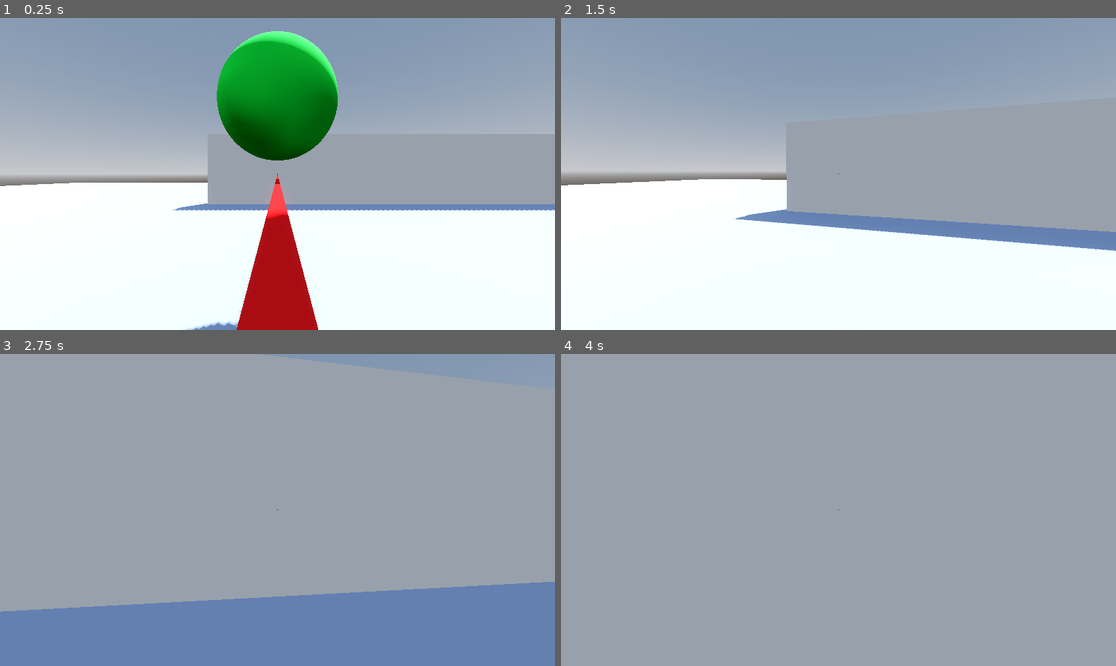
Above: before the commit, frames 1-4 (two rows, left to right).
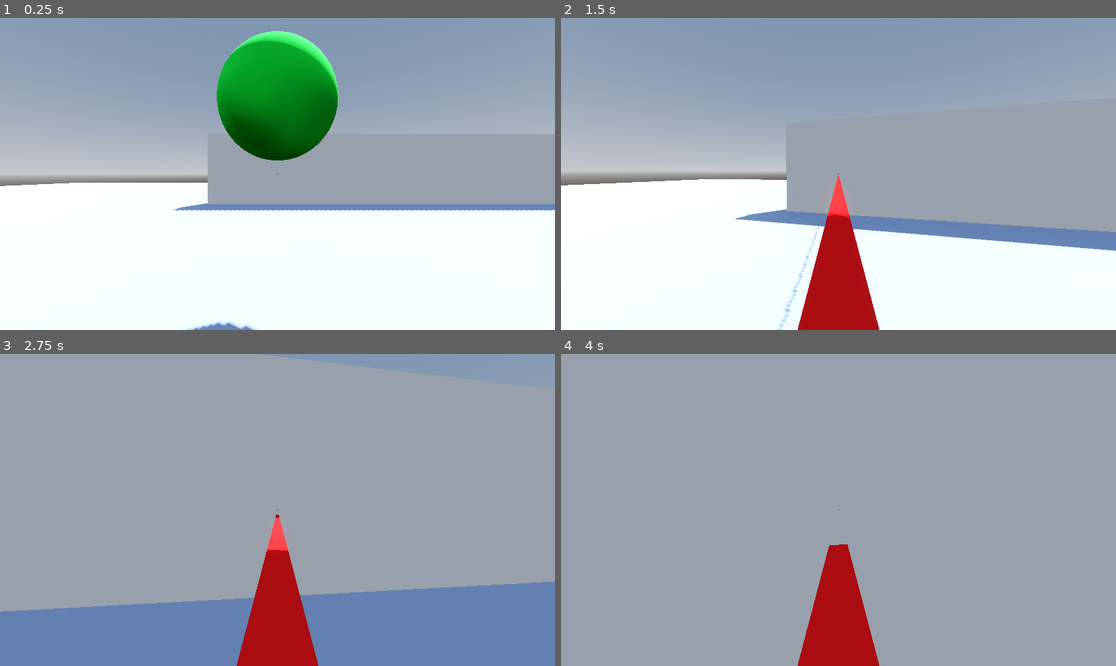
Above: after the commit, the same moments.

Repository: Thorneel/RealTimeAutostereogram
Game: Godot game, scene res://Scenes/MainScene/main_scene.tscn
The game is run twice, just before and just after one commit, with the same random seed, the same clock (stepped at 60 frames per second) and the same inputs.
Inputs (mouse positions are in pixels of both pictures, inside the frame that each line leads up to):
- Up to frame 1 (0.25 s): no input
- Up to frame 2 (1.5 s): tap Enter (toggle_screen_in_autostereogram) at 0.5 s; move the mouse to (866, 174) at 0.52 s; hold W (forwards) from 0.53 s (still down); tap E (use) at 0.6 s; tap Space (jump) at 0.77 s; move the mouse to (810, 174) at 1.27 s; tap Q (laser) at 1.35 s
- Up to frame 3 (2.75 s): keep holding W (forwards); tap Space (jump) at 1.52 s; tap E (use) at 1.55, 2.3 s; move the mouse to (288, 503) at 2.02 s; right-click (288, 503) at 2.1 s
- Up to frame 4 (4 s): keep holding W (forwards); move the mouse to (832, 516) at 2.77 s; click (832, 516) at 2.85 s; tap Space (jump) at 3.02, 3.77 s; tap E (use) at 3.05, 3.8 s; move the mouse to (877, 513) at 3.52 s; tap Backspace (toggle_autostereogram) at 3.6 s

The runs differ from the first frame. In frame 1, 3.7% of the frame differs, in the area x 42-58%, y 50-100%; in frame 2, 3.8%, in the area x 38-58%, y 50-100%; in frame 3, 3.7%; in frame 4, 3.5%.

Commit message:
Added config file If a config file exist, eye distance is loaded from it Eye distance is saved in the config file on change

Diff:
--- a/Scenes/Menu/menu.gd
+++ b/Scenes/Menu/menu.gd
@@ -3,6 +3,11 @@
 
 const EYE_DISTANCE_MIN:float = 20.
 const EYE_DISTANCE_MAX:float = 512.
+
+#const DEFAULT_CONFIG_FILE_PATH:String = ""
+const CONFIG_FILE_NAME:String = "config.cfg"
+const CONFIG_MAIN_SETTING_STRING = "main_setting"
+const CONFIG_EYE_DISTANCE_STRING:String = "eye_distance"
 
 
 @onready var tab_container:TabContainer = $TabContainer
@@ -13,12 +18,46 @@
 @onready var eye_distance_value_label:Label = $TabContainer/Settings/MarginContainer/SettingContainer/HBoxContainer/EyeDistanceValueLabel
 
 
-var eye_distance:float = 180.
+var config:ConfigFile = ConfigFile.new()
+var config_file_path:String = CONFIG_FILE_NAME
+
+var eye_distance:float = 160.
 
 
+## INITIALIZATION ##
 
 # Called when the node enters the scene tree for the first time.
 func _ready():
+	_initialize_config()
+	_initialize_values()
+
+
+## Config
+
+func _initialize_config():
+	var err = config.load(config_file_path)
+	if (ERR_FILE_NOT_FOUND == err):
+		var err2 = config.save(config_file_path)
+		if (err2 != OK):
+			print("Error while creating file: " + str(err2))
+	elif (OK == err):
+		_load_config_values()
+	else:
+		print("Error while loading file: " + str(err))
+
+
+func _load_config_values():
+	var new_eye_distance = config.get_value(CONFIG_MAIN_SETTING_STRING,
+			CONFIG_EYE_DISTANCE_STRING)
+	if (new_eye_distance is float
+			and new_eye_distance > EYE_DISTANCE_MIN
+			and new_eye_distance < EYE_DISTANCE_MAX):
+		eye_distance = new_eye_distance
+
+
+## Initial values
+
+func _initialize_values():
 	eye_distance_progress_bar.min_value = EYE_DISTANCE_MIN
 	eye_distance_progress_bar.max_value = EYE_DISTANCE_MAX
 	eye_distance_scroll_bar.min_value = EYE_DISTANCE_MIN
@@ -26,10 +65,15 @@
 	_change_eye_distance(eye_distance)
 
 
+
+## PROCESSES ##
+
 # Called every frame. 'delta' is the elapsed time since the previous frame.
 func _process(_delta):
 	pass
 
+
+## PUBLIC ##
 
 func toggle():
 	if (is_visible()):
@@ -43,6 +87,14 @@
 		get_tree().paused = true
 
 
+## PRIVATE ##
+
+func _save_config():
+	var err = config.save(config_file_path)
+	if (err != OK):
+		print("Error while saving config: " + str(err))
+
+
 func _change_eye_distance(new_eye_distance:float):
 	if (new_eye_distance <= EYE_DISTANCE_MAX and new_eye_distance >= EYE_DISTANCE_MIN):
 		eye_distance = new_eye_distance
@@ -51,6 +103,10 @@
 	eye_distance_progress_bar.set_value(eye_distance)
 	eye_distance_scroll_bar.set_value(eye_distance)
 	eye_distance_value_label.set_text(str(eye_distance))
+
+	config.set_value(CONFIG_MAIN_SETTING_STRING,
+			CONFIG_EYE_DISTANCE_STRING, eye_distance)
+	_save_config()
 
 
 ## SIGNALS ##
--- a/Scenes/Player/player.tscn
+++ b/Scenes/Player/player.tscn
@@ -144,6 +144,7 @@
 
 [node name="ShootBeamMesh" type="MeshInstance3D" parent="Camera3D"]
 transform = Transform3D(1, 0, 0, 0, 1, 0, 0, 0, 1, 0, -0.1, 0)
+visible = false
 mesh = SubResource("BoxMesh_ljxg5")
 
 [node name="Weapon" type="Node3D" parent="Camera3D"]
--- a/Scenes/ScreenProjectionMesh/depth_to_as_test.gdshader
+++ b/Scenes/ScreenProjectionMesh/depth_to_as_test.gdshader
@@ -7,7 +7,7 @@
 	vec3 color;
 };
 
-uniform float eye_distance_in_pixels = 200.; // also separation for furthest object
+uniform float eye_distance_in_pixels = 160.; // also separation for furthest object
 uniform float min_distance_in_pixels = 250.; // between closest object and screen
 uniform float pixel_per_meter = 4331.; // on the screen
 uniform float eye_screen_distance_in_pixels = 3000.;
@@ -22,7 +22,7 @@
 uniform vec2 noise_displ_green = vec2(73., 377.); // TODO currently unused
 uniform vec2 noise_displ_blue = vec2(183., 271.); // TODO currently unused
 uniform sampler2D pattern_img;
-uniform bool use_noise = false;
+uniform bool use_noise = true;
 
 uniform bool round_colors = false;
 
--- a/Scenes/ScreenProjectionMesh/screen_projection_mesh.tscn
+++ b/Scenes/ScreenProjectionMesh/screen_projection_mesh.tscn
@@ -15,7 +15,7 @@
 [sub_resource type="ShaderMaterial" id="ShaderMaterial_tghil"]
 render_priority = 0
 shader = ExtResource("1_8u55l")
-shader_parameter/eye_distance_in_pixels = 180.0
+shader_parameter/eye_distance_in_pixels = 160.0
 shader_parameter/min_distance_in_pixels = 250.0
 shader_parameter/pixel_per_meter = 4331.0
 shader_parameter/eye_screen_distance_in_pixels = 3000.0
@@ -28,7 +28,7 @@
 shader_parameter/noise_displ_blue = Vector2(183, 271)
 shader_parameter/use_noise = true
 shader_parameter/round_colors = false
-shader_parameter/show_screen = true
+shader_parameter/show_screen = false
 shader_parameter/reticle_opacity = 0.2
 shader_parameter/noise_img = SubResource("NoiseTexture2D_sy8s8")
 shader_parameter/pattern_img = ExtResource("2_nr00s")
